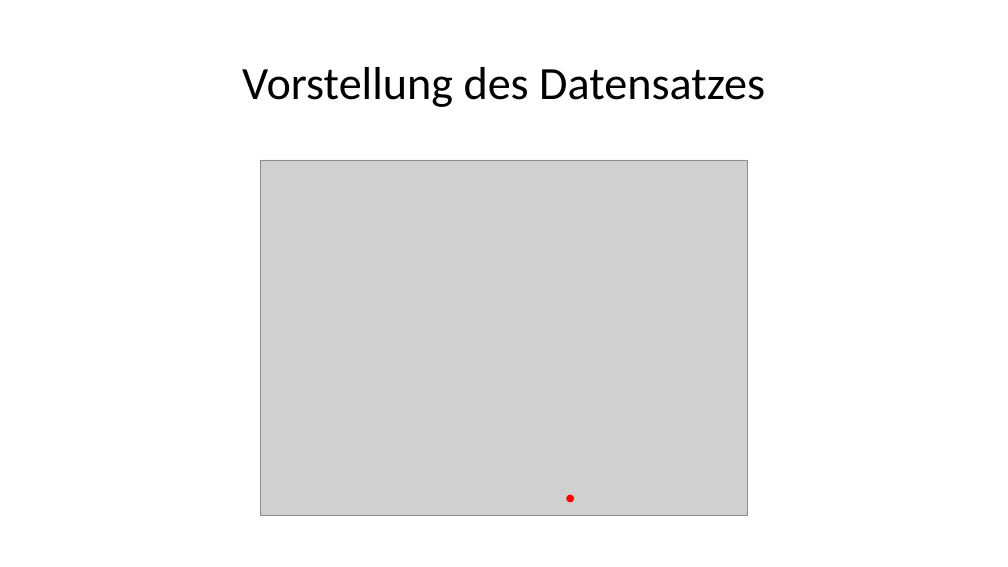
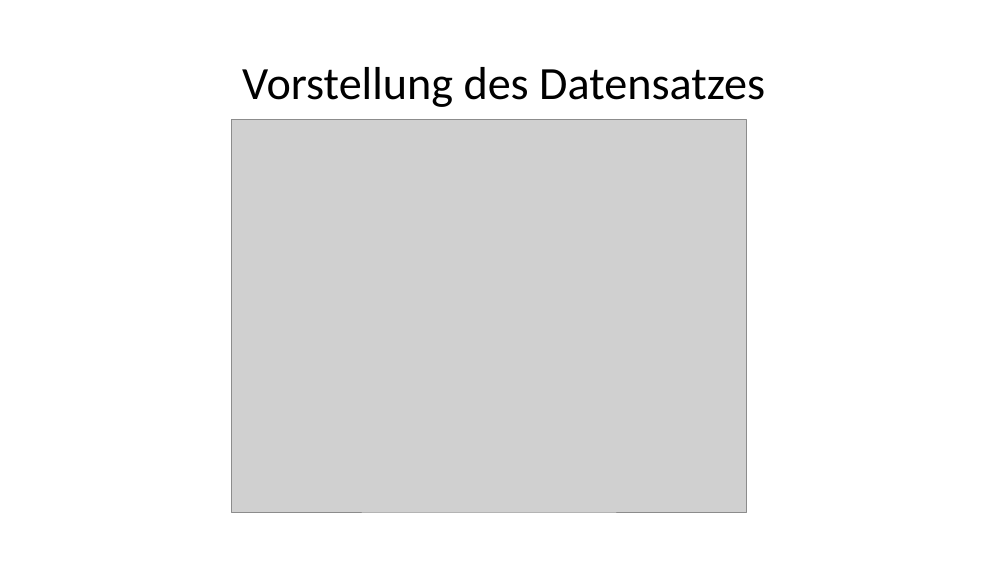
Before and after one commit to LennartKeller/TextklassifikationsProjekt2019, a slide deck: slide 4 of Projektgruppenpräsention.pptx (slide 3 before the commit). Drawn at 1008x567 pixels with LibreOffice and Linux fonts; fonts in the diff are those of the drawing; grey boxes stand for pictures. Boxes give left, top, right and bottom in pixels: in the first picture for what was removed or moved away, otherwise in the second. Text is boxed around its words. In the diff, an @@ line names an element or a change of style, - is before the commit and + after.

```diff
--- a/Projektgruppenpräsention.pptx
+++ b/Projektgruppenpräsention.pptx
@@ picture resized from (x1=261, y1=160, x2=748, y2=516) to (x1=231, y1=119, x2=746, y2=513) @@
@@ ellipse removed at (x1=566, y1=495, x2=574, y2=502) @@
```
Also in this commit, not shown: 4 other slides changed, 11 slides added, 1 slide removed.
